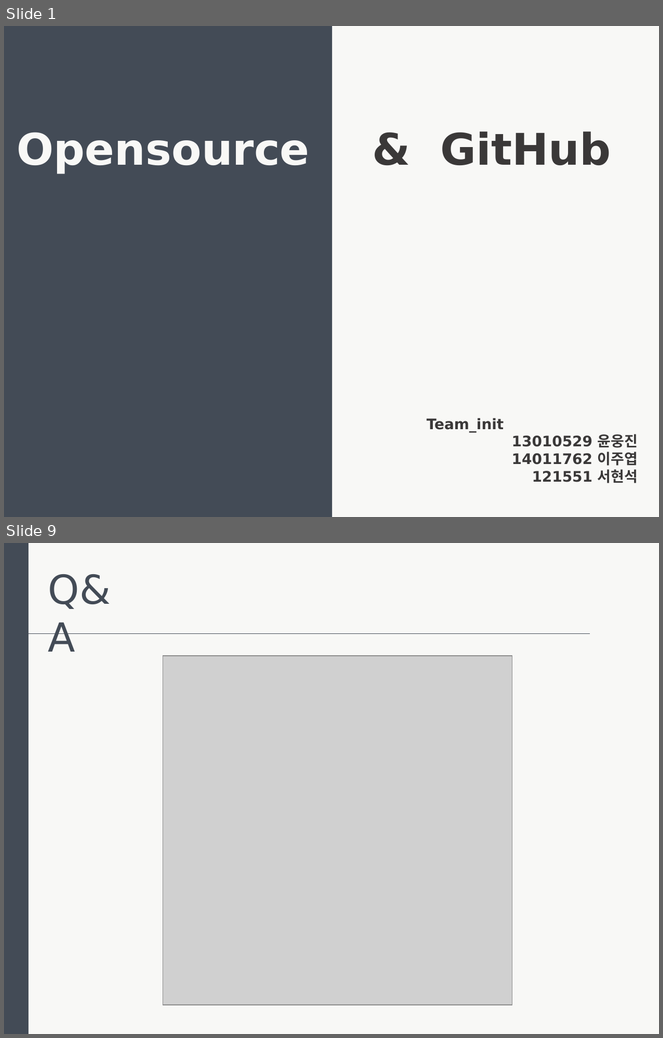
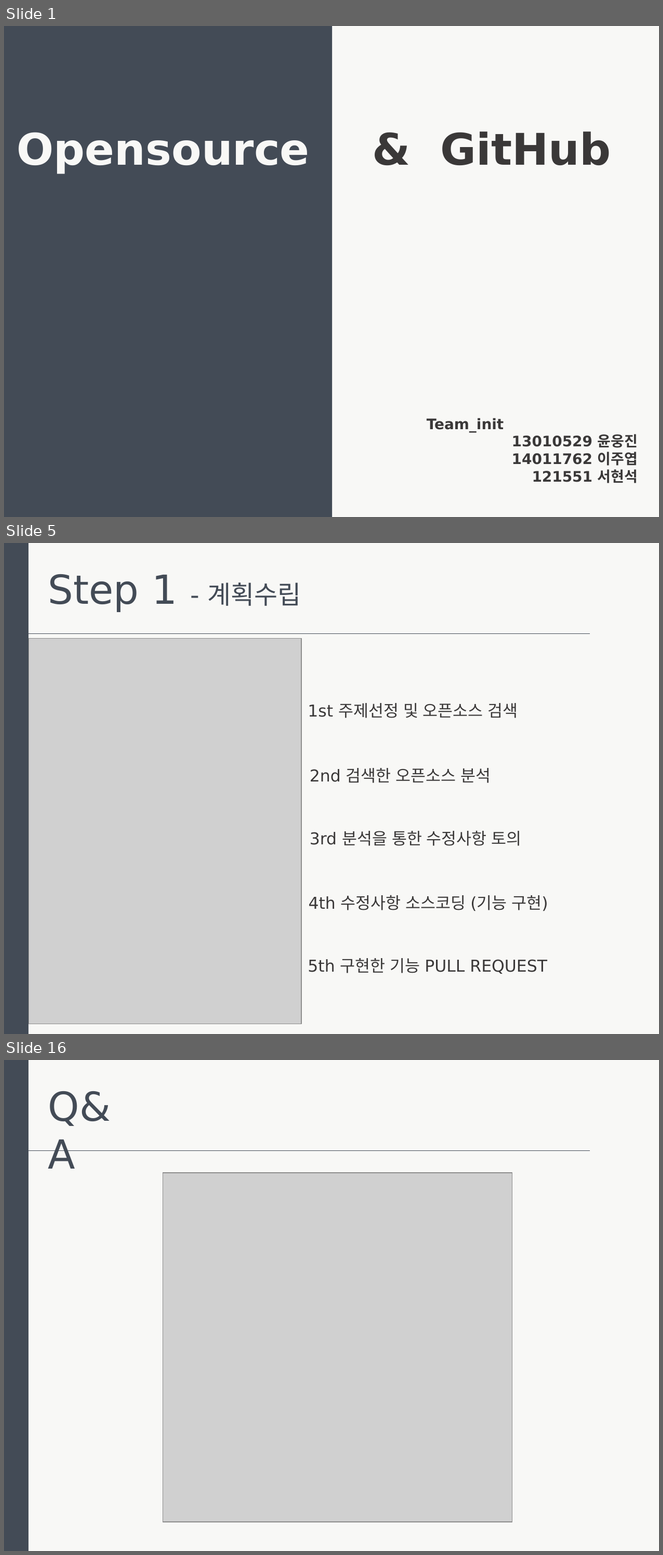
Before and after one commit to Unoong/DoorLockCode, a slide deck: 발표자료.pptx. Shown one above the other, each under a label of ours: slides 1 and 9 before the commit, slides 1, 5 and 16 after it; the slides between them are not shown. The pictures are 663x1038 and 663x1555 pixels, drawn with LibreOffice and Linux fonts; fonts in the diff are those of the drawing; grey boxes stand for pictures. Boxes give left, top, right and bottom in pixels: in the first picture for what was removed or moved away, otherwise in the second. Text is boxed around its words. In the diff, an @@ line names an element or a change of style, - is before the commit and + after.

```diff
--- a/발표자료.pptx
+++ b/발표자료.pptx
@@ slide 5 added at (4, 543, 659, 1034), background #F8F8F6 @@
@@ rectangle added at (4, 543, 29, 1034), fill #434B56 @@
@@ text added at (48, 574, 301, 612), 44 pt, text #434B56 @@
+Step 1 - 계획수립
@@ line added from (29, 634) to (591, 634), #434B56 0.5 pt @@
@@ picture added at (29, 638, 302, 1024) @@
@@ text added at (308, 703, 518, 718), 18 pt, text #3A3838 @@
+1st 주제선정 및 오픈소스 검색
@@ text added at (310, 768, 491, 783), 18 pt, text #3A3838 @@
+2nd 검색한 오픈소스 분석
@@ text added at (310, 831, 522, 846), 18 pt, text #3A3838 @@
+3rd 분석을 통한 수정사항 토의
@@ text added at (309, 895, 548, 911), 18 pt, text #3A3838 @@
+4th 수정사항 소스코딩 (기능 구현)
@@ text added at (308, 958, 547, 974), 18 pt, text #3A3838 @@
+5th 구현한 기능 PULL REQUEST
@@ what was slide 9 is now slide 16 @@
```
Also in this commit, not shown: 3 slides changed, 10 other slides added, 4 slides removed.
